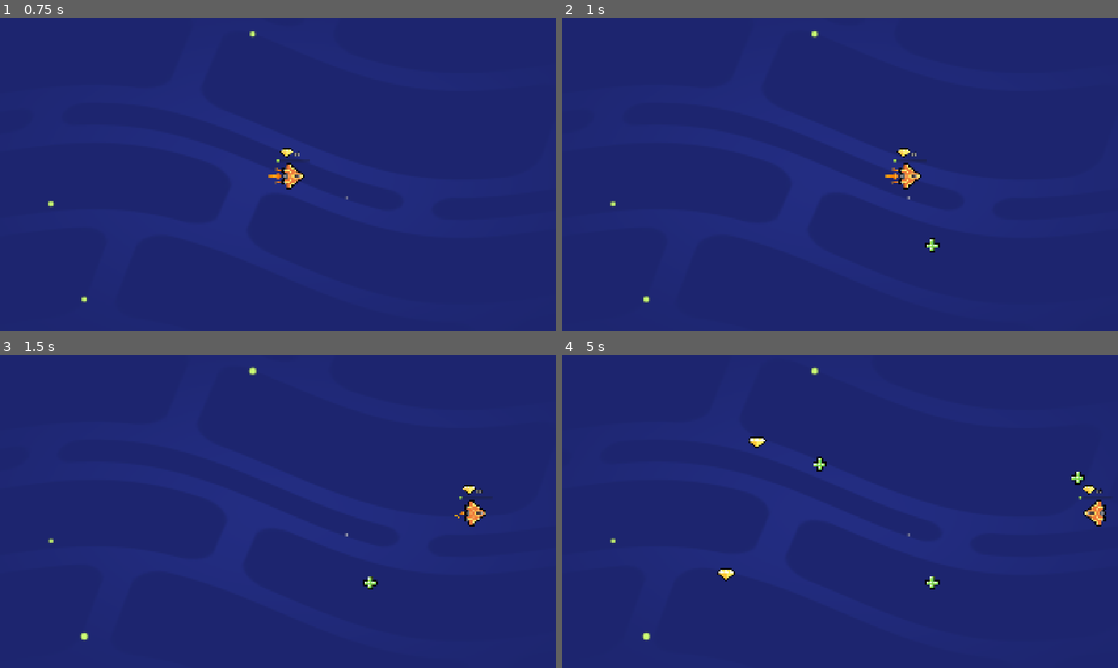
Above: before the commit, frames 1-4 (two rows, left to right).
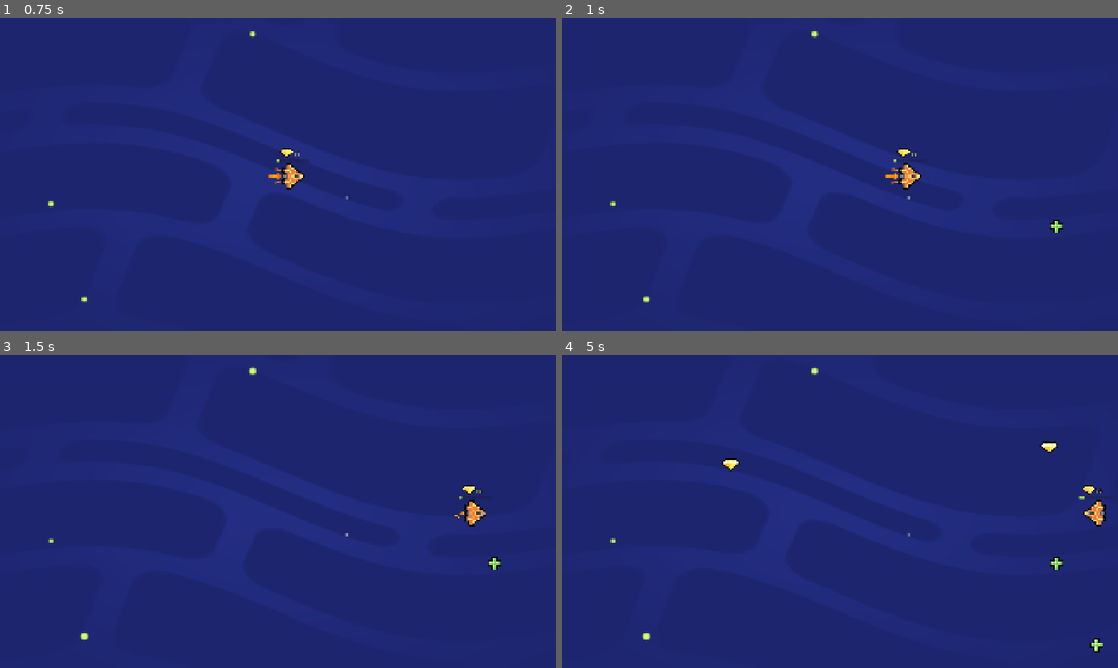
Above: after the commit, the same moments.

Repository: Elstone76/M05-Loot-it-All
Game: Godot game, scene res://lessons/space_level.tscn
The game is run twice, just before and just after one commit, with the same random seed, the same clock (stepped at 60 frames per second) and the same inputs. Sound files missing from this copy of the repository are replaced by a short silence.
Inputs (mouse positions are in pixels of both pictures, inside the frame that each line leads up to):
- Up to frame 1 (0.75 s): tap Enter at 0.5 s; move the mouse to (400, 158) at 0.52 s; hold D (move_right) from 0.53 s (still down); tap Z at 0.6 s; click (400, 158) at 0.67 s
- Up to frame 2 (1 s): keep holding D (move_right); tap Space at 0.77 s
- Up to frame 3 (1.5 s): release D (move_right) at 1.25 s; drag from (166, 527) to (417, 514) at 1.27 s
- Up to frame 4 (5 s): move the mouse to (895, 442) at 2.02 s; hold D (move_right) 2.03-2.75 s; tap Z at 2.1, 3.6 s; drag from (812, 574) to (673, 464) at 2.77 s; move the mouse to (1006, 558) at 3.52 s; hold A (move_left) 3.53-4.25 s; tap Space at 3.77 s; drag from (673, 464) to (817, 464) at 4.27 s

Frame 1 is identical in both runs. In frame 2, 0.1% of the frame differs, in the area x 65-91%, y 64-75%; in frame 3, 0.2%; in frame 4, 0.7%, in the area x 27-98%, y 26-96%.

Commit message:
practice levels

Diff:
--- a/lessons/gem.tscn
+++ b/lessons/gem.tscn
@@ -1,7 +1,8 @@
-[gd_scene load_steps=4 format=3 uid="uid://4clsvdvuyocx"]
+[gd_scene load_steps=5 format=3 uid="uid://4clsvdvuyocx"]
 
 [ext_resource type="Script" uid="uid://blkthiybt3jtc" path="res://lessons/item.gd" id="1_ulrl0"]
 [ext_resource type="Texture2D" uid="uid://d0bh8am2qd005" path="res://assets/gem_icon.png" id="2_ulrl0"]
+[ext_resource type="AudioStream" uid="uid://rudraclfgt4i" path="res://assets/audio/Gem.ogg" id="3_ty4yi"]
 
 [sub_resource type="CircleShape2D" id="CircleShape2D_irjl4"]
 radius = 26.019224
@@ -15,3 +16,6 @@
 
 [node name="CollisionShape2D" type="CollisionShape2D" parent="."]
 shape = SubResource("CircleShape2D_irjl4")
+
+[node name="AudioStreamPlayer" type="AudioStreamPlayer" parent="."]
+stream = ExtResource("3_ty4yi")
--- a/lessons/health_pack.tscn
+++ b/lessons/health_pack.tscn
@@ -1,7 +1,8 @@
-[gd_scene load_steps=4 format=3 uid="uid://dy5y3hr4yh2ky"]
+[gd_scene load_steps=5 format=3 uid="uid://dy5y3hr4yh2ky"]
 
 [ext_resource type="Script" uid="uid://blkthiybt3jtc" path="res://lessons/item.gd" id="1_ht84s"]
 [ext_resource type="Texture2D" uid="uid://dknpi2mq4dhpa" path="res://assets/health_icon.svg" id="2_v2cuk"]
+[ext_resource type="AudioStream" uid="uid://rd6wyfnvfww3" path="res://assets/audio/Health.ogg" id="3_fh62r"]
 
 [sub_resource type="CircleShape2D" id="CircleShape2D_irjl4"]
 radius = 26.019224
@@ -15,3 +16,6 @@
 
 [node name="CollisionShape2D" type="CollisionShape2D" parent="."]
 shape = SubResource("CircleShape2D_irjl4")
+
+[node name="AudioStreamPlayer" type="AudioStreamPlayer" parent="."]
+stream = ExtResource("3_fh62r")
--- a/lessons/item.gd
+++ b/lessons/item.gd
@@ -1,22 +1,21 @@
 extends Area2D
+@onready var sfx_player: AudioStreamPlayer = _find_sfx_player()
 
+func _find_sfx_player() -> AudioStreamPlayer:
+	for child in get_children():
+		if child is  AudioStreamPlayer:
+			return child
+	return null
+
+func _on_area_entered(area_that_entered: Area2D) -> void:
+	get_node("CollisionShape2D").set_deferred("disabled", true)
+	visible = false
+
+	if sfx_player:
+		sfx_player.play()
+		await sfx_player.finished
+
+		queue_free()
 
 func _ready() -> void:
 	area_entered.connect(_on_area_entered)
-	play_floating_animation()
-
-
-func play_floating_animation() -> void:
-	var tween := create_tween()
-	tween.set_trans(Tween.TRANS_SINE)
-
-	var sprite_2d := get_node("Sprite2D")
-	var position_offset := Vector2(0.0, 4.0)
-	var duration = randf_range(0.8, 1.2)
-	tween.tween_property(sprite_2d, "position", position_offset, duration)
-	tween.tween_property(sprite_2d, "position",  -1.0 * position_offset, duration)
-	tween.set_loops()
-
-
-func _on_area_entered(area_that_entered: Area2D) -> void:
-	queue_free()
--- a/lessons/ship.gd
+++ b/lessons/ship.gd
@@ -1,4 +1,8 @@
 extends Area2D
+
+@onready var thruster_sound_player: AudioStreamPlayer = $ThrusterSoundPlayer
+
+
 
 var max_speed := 1200.0
 var velocity := Vector2(0, 0)
@@ -18,6 +22,13 @@
 	var direction := Vector2(0, 0)
 	direction.x = Input.get_axis("move_left", "move_right")
 	direction.y = Input.get_axis("move_up", "move_down")
+
+	var is_moving := direction.length() > 0.0
+	if is_moving and not thruster_sound_player.playing:
+		thruster_sound_player.play()
+	elif not is_moving and thruster_sound_player.playing:
+			thruster_sound_player.stop()
+
 	var viewport_size := get_viewport_rect().size
 	position.x = wrapf(position.x, 0, viewport_size.x)
 	position.y = wrapf(position.y, 0, viewport_size.y)
--- a/lessons/ship.tscn
+++ b/lessons/ship.tscn
@@ -1,10 +1,11 @@
-[gd_scene load_steps=9 format=3 uid="uid://dmv50krf4bo5r"]
+[gd_scene load_steps=10 format=3 uid="uid://dmv50krf4bo5r"]
 
 [ext_resource type="Texture2D" uid="uid://bniyrxn3r2v8h" path="res://assets/ship.png" id="3_pdppw"]
 [ext_resource type="Script" uid="uid://bwkr2t4ku15qq" path="res://lessons/ship.gd" id="4_p1sls"]
 [ext_resource type="Texture2D" uid="uid://d0bh8am2qd005" path="res://assets/gem_icon.png" id="5_h3paj"]
 [ext_resource type="PackedScene" uid="uid://dgf54k70yiiff" path="res://assets/ship_visual_effects/main_thruster/main_thruster.tscn" id="5_q7c3l"]
 [ext_resource type="PackedScene" uid="uid://bklom8bhpxg4h" path="res://assets/ship_visual_effects/side_thruster/side_thruster.tscn" id="6_1updt"]
+[ext_resource type="AudioStream" uid="uid://chsqeg2aecqa6" path="res://assets/audio/Thruster.ogg" id="6_2s445"]
 
 [sub_resource type="CircleShape2D" id="CircleShape2D_5xifn"]
 radius = 43.289722
@@ -72,3 +73,6 @@
 offset_bottom = -65.0
 text = "x0"
 label_settings = SubResource("LabelSettings_2s445")
+
+[node name="ThrusterSoundPlayer" type="AudioStreamPlayer" parent="." groups=["player"]]
+stream = ExtResource("6_2s445")
--- a/lessons/space_level.tscn
+++ b/lessons/space_level.tscn
@@ -1,8 +1,9 @@
-[gd_scene load_steps=4 format=3 uid="uid://btkjymc78ap8d"]
+[gd_scene load_steps=5 format=3 uid="uid://btkjymc78ap8d"]
 
 [ext_resource type="PackedScene" uid="uid://dmv50krf4bo5r" path="res://lessons/ship.tscn" id="2_2j1u5"]
 [ext_resource type="PackedScene" uid="uid://bxfevggvxo634" path="res://assets/background/space_background.tscn" id="3_e6xy1"]
 [ext_resource type="PackedScene" uid="uid://0uu76vxlq51l" path="res://lessons/random_item_placer.tscn" id="3_etm7e"]
+[ext_resource type="AudioStream" uid="uid://cfql54fvdf61g" path="res://assets/audio/BG_Music.ogg" id="4_4rc43"]
 
 [node name="Level" type="Node2D"]
 
@@ -12,3 +13,7 @@
 [node name="SpaceBackground" parent="." instance=ExtResource("3_e6xy1")]
 
 [node name="RandomItemPlacer" parent="." instance=ExtResource("3_etm7e")]
+
+[node name="MusicPlayer" type="AudioStreamPlayer" parent="."]
+stream = ExtResource("4_4rc43")
+autoplay = true
--- a/practices/L2.P1.pop_the_ball/ball.gd
+++ b/practices/L2.P1.pop_the_ball/ball.gd
@@ -2,4 +2,7 @@
 
 
 func _ready() -> void:
-	pass
+	area_entered.connect(_on_area_entered)
+
+func _on_area_entered(area_that_entered: Area2D) -> void:
+	queue_free()
--- a/practices/L2.P1.pop_the_ball/ball.tscn
+++ b/practices/L2.P1.pop_the_ball/ball.tscn
@@ -1,10 +1,15 @@
-[gd_scene load_steps=3 format=3]
+[gd_scene load_steps=4 format=3 uid="uid://00exfwbwdw71"]
 
-[ext_resource type="Script" path="res://practices/L2.P1.pop_the_ball/ball.gd" id="1_rkcta"]
-[ext_resource type="Texture2D" path="res://assets/practice_assets/ball.png" id="2_pk5su"]
+[ext_resource type="Script" uid="uid://bqtjdc240jccg" path="res://practices/L2.P1.pop_the_ball/ball.gd" id="1_rkcta"]
+[ext_resource type="Texture2D" uid="uid://cswtclqvybbba" path="res://assets/practice_assets/ball.png" id="2_pk5su"]
+
+[sub_resource type="CircleShape2D" id="CircleShape2D_rkcta"]
 
 [node name="Ball" type="Area2D"]
 script = ExtResource("1_rkcta")
 
 [node name="Sprite2D" type="Sprite2D" parent="."]
 texture = ExtResource("2_pk5su")
+
+[node name="CollisionShape2D" type="CollisionShape2D" parent="."]
+shape = SubResource("CircleShape2D_rkcta")
--- /dev/null
+++ b/practices/L2.P1.pop_the_ball/pop_the_ball.gd
@@ -0,0 +1 @@
+extends Node2D
--- a/practices/L2.P1.pop_the_ball/pop_the_ball.tscn
+++ b/practices/L2.P1.pop_the_ball/pop_the_ball.tscn
@@ -1,11 +1,13 @@
-[gd_scene load_steps=4 format=3 uid="uid://bo6bck5vonkyh"]
+[gd_scene load_steps=5 format=3 uid="uid://bo6bck5vonkyh"]
 
-[ext_resource type="PackedScene" path="res://practices/L2.P1.pop_the_ball/ball.tscn" id="1_lemsm"]
+[ext_resource type="Script" uid="uid://b436yhwvqwb50" path="res://practices/L2.P1.pop_the_ball/pop_the_ball.gd" id="1_aqphn"]
+[ext_resource type="PackedScene" uid="uid://00exfwbwdw71" path="res://practices/L2.P1.pop_the_ball/ball.tscn" id="1_lemsm"]
 [ext_resource type="PackedScene" path="res://practices/L2.P1.pop_the_ball/needle.tscn" id="3_p1ses"]
 [ext_resource type="PackedScene" path="res://practices/L2.P1.pop_the_ball/background.tscn" id="5_8i2ot"]
 
 [node name="PopTheBall" type="Node2D"]
 position = Vector2(960, 540)
+script = ExtResource("1_aqphn")
 
 [node name="Ball" parent="." instance=ExtResource("1_lemsm")]
 position = Vector2(-136, 38)
--- /dev/null
+++ b/practices/L5.P1.code_an_energy_pack/code_an_energy_pack.gd
@@ -0,0 +1 @@
+extends Node2D
Not shown, added: assets/audio/BG_Music.ogg.import
Not shown, added: assets/audio/Gem.ogg.import
Not shown, added: assets/audio/Health.ogg.import
Not shown, added: assets/audio/Health_Level_Up.ogg.import
Not shown, added: assets/audio/Thruster.ogg.import
Not shown, added: practices/L2.P1.pop_the_ball/pop_the_ball.gd.uid
Not shown, added: practices/L5.P1.code_an_energy_pack/code_an_energy_pack.gd.uid
Not shown, added: assets/audio/BG_Music.ogg
Not shown, added: assets/audio/Gem.ogg
Not shown, added: assets/audio/Health.ogg
Not shown, added: assets/audio/Health_Level_Up.ogg
Not shown, added: assets/audio/Thruster.ogg
